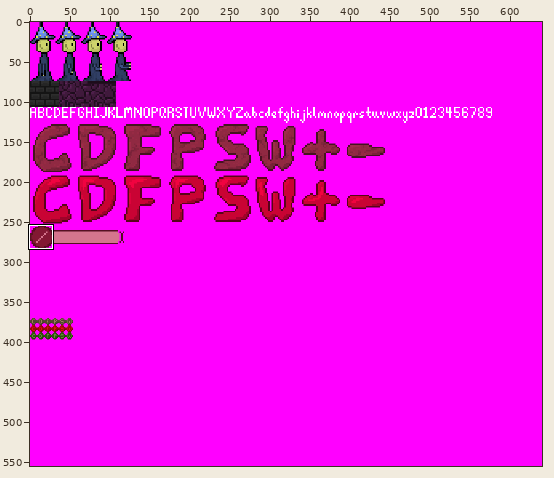
Sprite sheet, stored at assets/img/spritesheet.png. The picture above shows the old version from afar; the outline marks the close-up.
Close-up. Old version:
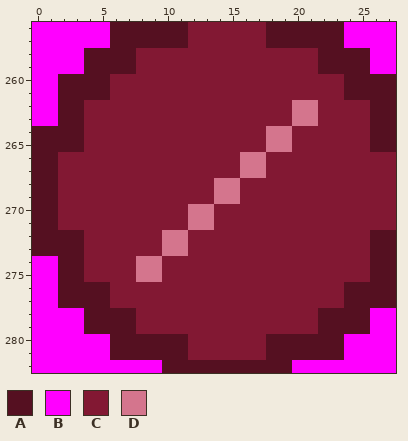
The file is 1280x1110 pixels, drawn in blocks of 2x2; one block is one cell here. Colours within 5 levels of each other are drawn and written as one. Shown: x 0..27, y 256..282.
Palette (. is transparent): A #551021  B #ff00ff  C #821833  D #d4758d
Pixels before, first column x 0:
256 BBBBBBAAAAAACCCCCCAAAAAABBBB
257 BBBBBBAAAAAACCCCCCAAAAAABBBB
258 BBBBAAAACCCCCCCCCCCCCCAAAABB
259 BBBBAAAACCCCCCCCCCCCCCAAAABB
260 BBAAAACCCCCCCCCCCCCCCCCCAAAA
261 BBAAAACCCCCCCCCCCCCCCCCCAAAA
262 BBAACCCCCCCCCCCCCCCCDDCCCCAA
263 BBAACCCCCCCCCCCCCCCCDDCCCCAA
264 AAAACCCCCCCCCCCCCCDDCCCCCCAA
265 AAAACCCCCCCCCCCCCCDDCCCCCCAA
266 AACCCCCCCCCCCCCCDDCCCCCCCCCC
267 AACCCCCCCCCCCCCCDDCCCCCCCCCC
268 AACCCCCCCCCCCCDDCCCCCCCCCCCC
269 AACCCCCCCCCCCCDDCCCCCCCCCCCC
270 AACCCCCCCCCCDDCCCCCCCCCCCCCC
271 AACCCCCCCCCCDDCCCCCCCCCCCCCC
272 AAAACCCCCCDDCCCCCCCCCCCCCCAA
273 AAAACCCCCCDDCCCCCCCCCCCCCCAA
274 BBAACCCCDDCCCCCCCCCCCCCCCCAA
275 BBAACCCCDDCCCCCCCCCCCCCCCCAA
276 BBAAAACCCCCCCCCCCCCCCCCCAAAA
277 BBAAAACCCCCCCCCCCCCCCCCCAAAA
278 BBBBAAAACCCCCCCCCCCCCCAAAABB
279 BBBBAAAACCCCCCCCCCCCCCAAAABB
280 BBBBBBAAAAAACCCCCCAAAAAABBBB
281 BBBBBBAAAAAACCCCCCAAAAAABBBB
282 BBBBBBBBBBAAAAAAAAAABBBBBBBB
New version:
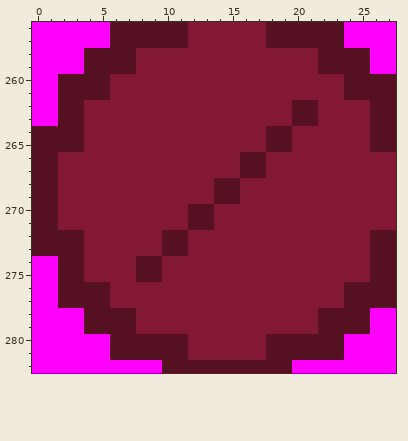
Changes in this commit:
Changed rows in their new state; - is an unchanged pixel.
first column x 8:
262 ------------AA
263 ------------AA
264 ----------AA--
265 ----------AA--
266 --------AA----
267 --------AA----
268 ------AA------
269 ------AA------
270 ----AA--------
271 ----AA--------
272 --AA----------
273 --AA----------
274 AA------------
275 AA------------
Boxes around the changes in both close-ups, in picture pixels (x1, y1, x2, y2):
changed: (136, 100, 318, 282)
